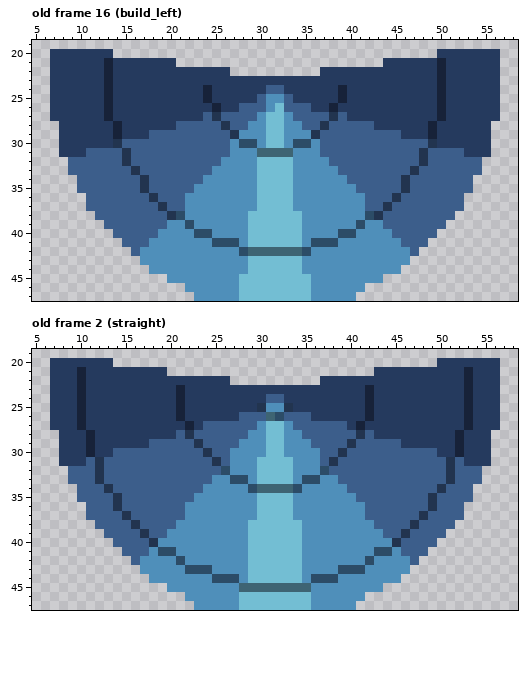
Pixel-art file -- Art/SourceFiles/new_slide.ase. The picture above was drawn from the file before the commit.
64x48 pixels, 36 frames. Shown: old frame 16 (build_left): x 5..58, y 19..47; old frame 2 (straight): x 5..58, y 19..47. The commit also changed other frames, which this record leaves out.
After:
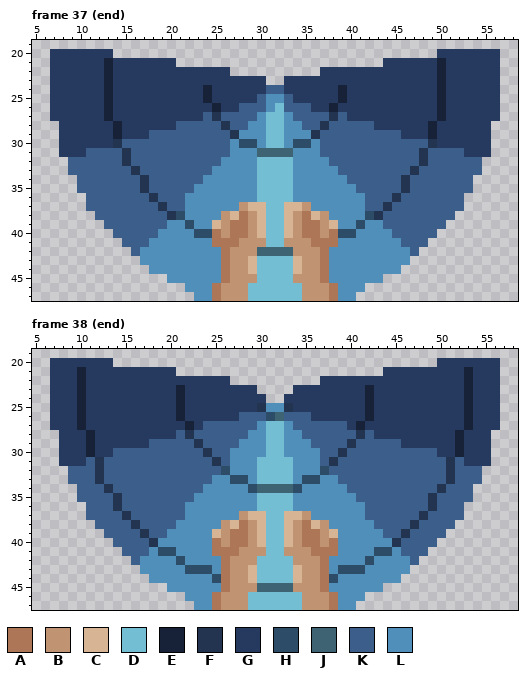
Palette (. is transparent): A #ad7757  B #c09473  C #d7b594  D #73bed3  E #172239  F #22344f  G #253a5e  H #2c4c67  J #3e6473  K #3c5e8b  L #4f8fba
A new or re-ordered frame is compared with the old frame closest to it.
The exact change:
frames 36 -> 49
--- frame 37 (end) is new; against old frame 16 (build_left), layers "swimmer", "tube"
@@ x 29..34 @@
 22 ......
-23 GGGGGG
+23 GG..GG
 24 GGKKGG
@@ x 23..40 @@
 36 LLLLLLLDDDDLLLLLLL
-37 LLLLLLLDDDDLLLLLLL
-38 LLLLLLDDDDDDLLLLLL
-39 LLLLLLDDDDDDLLLLLL
-40 HHLLLLDDDDDDLLLLHH
-41 LLHHHLDDDDDDLHHHLL
-42 LLLLLHJJJJJJHLLLLL
-43 LLLLLLDDDDDDLLLLLL
-44 LLLLLLDDDDDDLLLLLL
-45 LLLLLDDDDDDDDLLLLL
-46 LLLLLDDDDDDDDLLLLL
-47 LLLLLDDDDDDDDLLLLL
+37 LLLLLBCCDDCCBLLLLL
+38 LLLBCABCDDCBACBLLL
+39 LLCBAABCDDCBAABCLL
+40 HHABAABCDDCBAABAHH
+41 LLAAABBBDDBBBAAALL
+42 LLLABBBJJJJBBBALLL
+43 LLLABBCDDDDCBBALLL
+44 LLLABBCDDDDCBBALLL
+45 LLLABBBDDDDBBBALLL
+46 LLABBBDDDDDDBBBALL
+47 LLABBBDDDDDDBBBALL
--- frame 38 (end) is new; against old frame 2 (straight), layers "swimmer", "tube"
@@ x 18..45 @@
 20 ............................
-21 GG.......................GGG
+21 GGG.......................GG
 22 GGGGGGGGG..........GGGGGGGGG
-23 GGGEGGGGGGGGGGGGGGGGGGGGEGGG
-24 GGGEGGGGGGGGGKKGGGGGGGGGEGGG
+23 GGGEGGGGGGGG....GGGGGGGGEGGG
+24 GGGEGGGGGGGGG..GGGGGGGGGEGGG
 25 GGGEGGGGGGGGFLLFGGGGGGGGEGGG
-26 GGGEGGGGGGKKKJHKKKGGGGGGEGGG
+26 GGGEGGGGGGKKKHJKKKGGGGGGEGGG
 27 GGGGEGKKKKKKLDDLKKKKKKGEGGGG
@@ x 23..40 @@
 36 LLLLLLLDDDDLLLLLLL
-37 LLLLLLLDDDDLLLLLLL
-38 LLLLLLDDDDDDLLLLLL
-39 LLLLLLDDDDDDLLLLLL
-40 LLLLLLDDDDDDLLLLLL
-41 LLLLLLDDDDDDLLLLLL
-42 LLLLLLDDDDDDLLLLLL
-43 HHLLLLDDDDDDLLLLHH
-44 LLHHHLDDDDDDLHHHLL
-45 LLLLLJJJJJJJJLLLLL
-46 LLLLLDDDDDDDDLLLLL
-47 LLLLLDDDDDDDDLLLLL
+37 LLLLLBCCDDCCBLLLLL
+38 LLLBCABCDDCBACBLLL
+39 LLCBAABCDDCBAABCLL
+40 LLABAABCDDCBAABALL
+41 LLAAABBBDDBBBAAALL
+42 LLLABBBDDDDBBBALLL
+43 HHLABBCDDDDCBBALHH
+44 LLHABBCDDDDCBBAHLL
+45 LLLABBBJJJJBBBALLL
+46 LLABBBDDDDDDBBBALL
+47 LLABBBDDDDDDBBBALL
Where, in picture pixels (left, top, right, bottom), the same in both pictures:
erased: (266, 76, 284, 85)
changed: (212, 202, 338, 301)
added: (167, 367, 176, 376)
erased: (374, 367, 383, 376)
changed: (257, 385, 293, 421)
changed: (212, 511, 338, 610)
